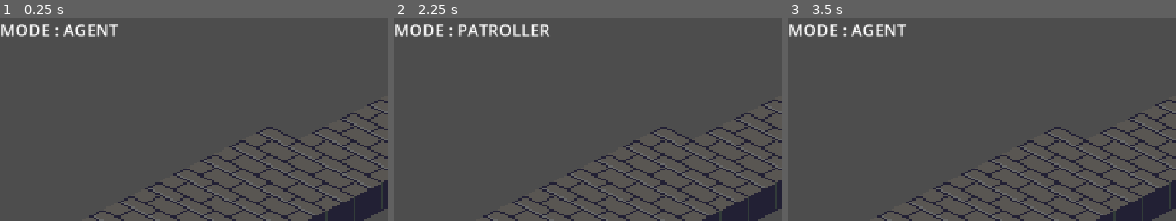
Above: before the commit, frames 1-3 (left to right).
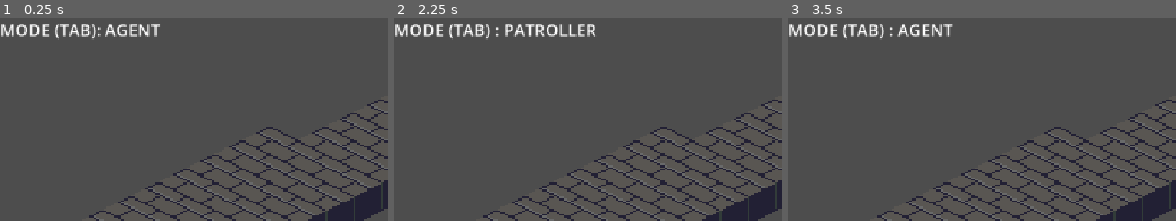
Above: after the commit, the same moments.

Repository: ssyhn/patrolling-agents
Game: Godot game, scene res://scenes/environment.tscn
Same seed, same stepped clock (60 frames per second), same inputs: the game is played once before the commit and once after it.
Inputs (mouse positions are % of the whole screen's width and height, from its top left):
- Up to frame 1 (0.25 s): no input
- Up to frame 2 (2.25 s): tap Enter at 0.5, 2 s; move the mouse to (74, 50) at 0.52 s; tap Tab (toggle_mode) at 0.6, 1.35, 2.1 s; click (74, 50) at 0.67 s; tap Space at 1.25 s; move the mouse to (31, 61) at 1.27 s; click (31, 61) at 1.42 s; move the mouse to (62, 31) at 2.02 s; click (62, 31) at 2.17 s
- Up to frame 3 (3.5 s): tap Space at 2.75 s; move the mouse to (46, 77) at 2.77 s; tap Tab (toggle_mode) at 2.85 s; click (46, 77) at 2.92 s
The pictures show only the part of the screen within x 0-50%, y 0-50%; the shares and areas given below are measured in that part.

The runs differ from the first frame. In frame 1, 1.1% of the frame differs, in the area x 14-42%, y 2-10%; in frame 2, 1.6%, in the area x 14-52%, y 2-10%; in frame 3, 1.2%.

Commit message:
make hitbox of agents bigger

Diff:
--- a/scenes/environment.tscn
+++ b/scenes/environment.tscn
@@ -70,4 +70,4 @@
 offset_right = 40.0
 offset_bottom = 23.0
 theme_override_font_sizes/font_size = 24
-text = "MODE : AGENT"
+text = "MODE (TAB): AGENT"
--- a/scripts/environment.gd
+++ b/scripts/environment.gd
@@ -38,7 +38,7 @@
 func _get_agent_at(pos):
 	for child in get_children():
 		if child.has_method("set_destination"):
-			if child.global_position.distance_to(pos) < 20:
+			if child.global_position.distance_to(pos) < 50:
 				return child
 	return null
 
@@ -56,7 +56,7 @@
 	if Input.is_action_just_pressed("toggle_mode"):
 		if current_spawn_mode == SpawnMode.AGENT:
 			current_spawn_mode = SpawnMode.PATROLLER
-			mode_label.text = "MODE : PATROLLER"
+			mode_label.text = "MODE (TAB) : PATROLLER"
 		else:
 			current_spawn_mode = SpawnMode.AGENT
-			mode_label.text = "MODE : AGENT"
+			mode_label.text = "MODE (TAB) : AGENT"
Not shown, added: example.png.import
